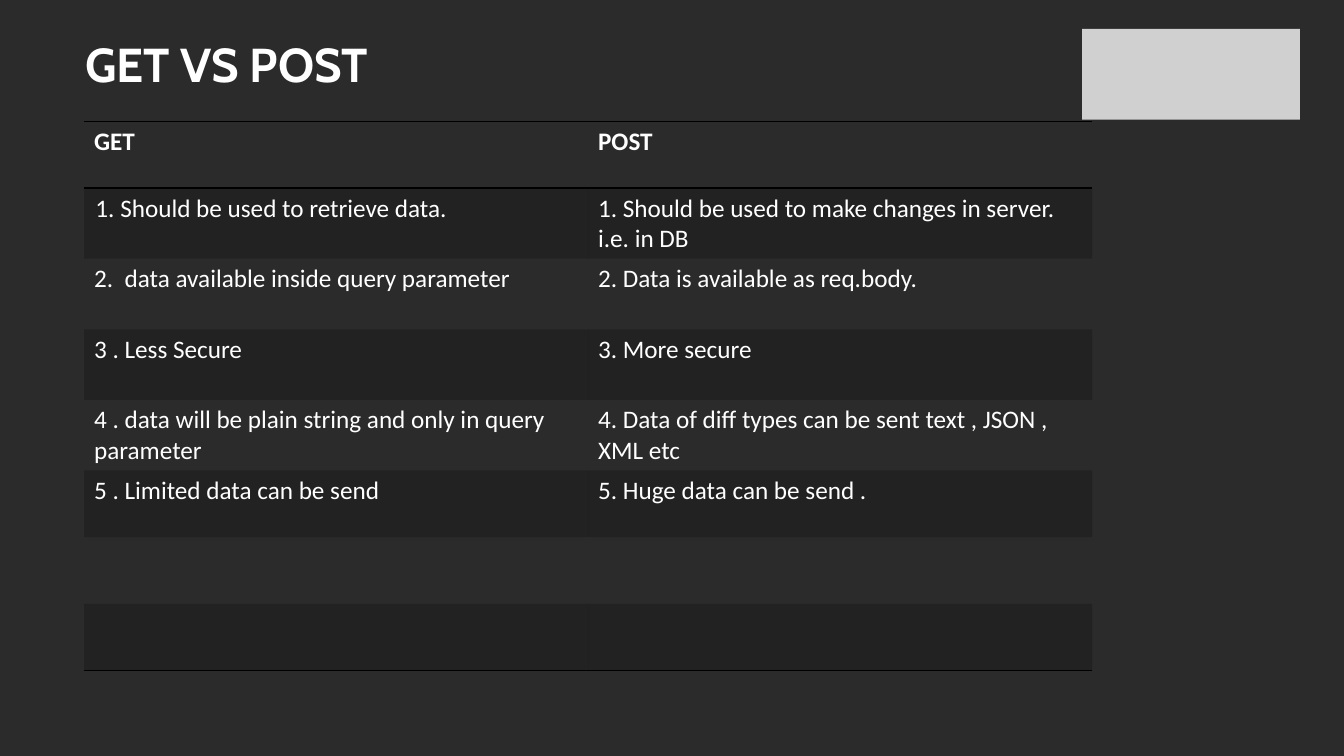
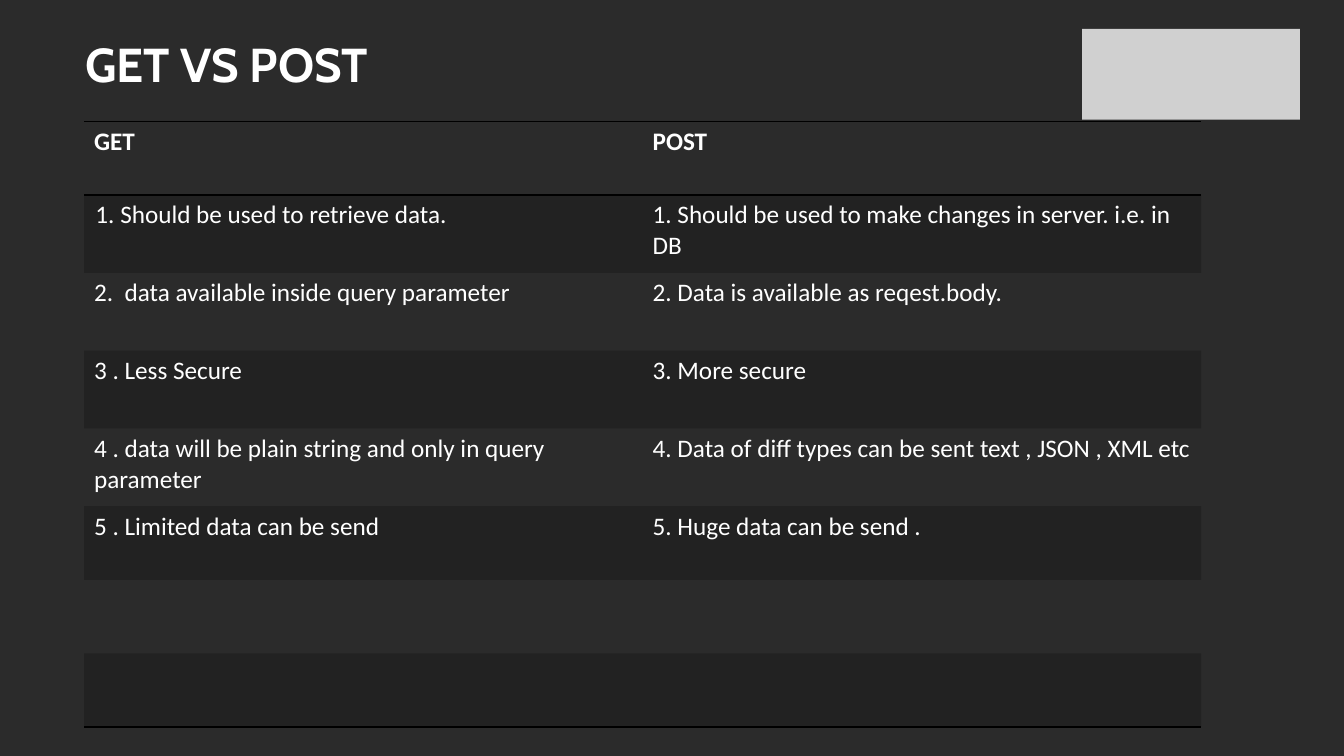
Before and after one commit to SachinBarpanda/glaBackend, a slide deck: slide 17 of NodeJS.pptx. Drawn at 1344x756 pixels with LibreOffice and Linux fonts; fonts in the diff are those of the drawing; grey boxes stand for pictures; background and template pictures are left out; a plain dark background stands for a picture behind light text. Boxes give left, top, right and bottom in pixels: in the first picture for what was removed or moved away, otherwise in the second. Text is boxed around its words. In the diff, an @@ line names an element or a change of style, - is before the commit and + after.

```diff
--- a/NodeJS.pptx
+++ b/NodeJS.pptx
@@ table at <box>84,121,1201,727</box> @@
-row 3, column 2: 2. Data is available as req.body.
+row 3, column 2: 2. Data is available as reqest.body.
@@ table: place and size @@
-table at <box>84,121,1092,670</box>
+table at <box>84,121,1201,727</box>
```
Also in this commit, not shown: 1 other slide changed, 6 slides added, 50 other files.
